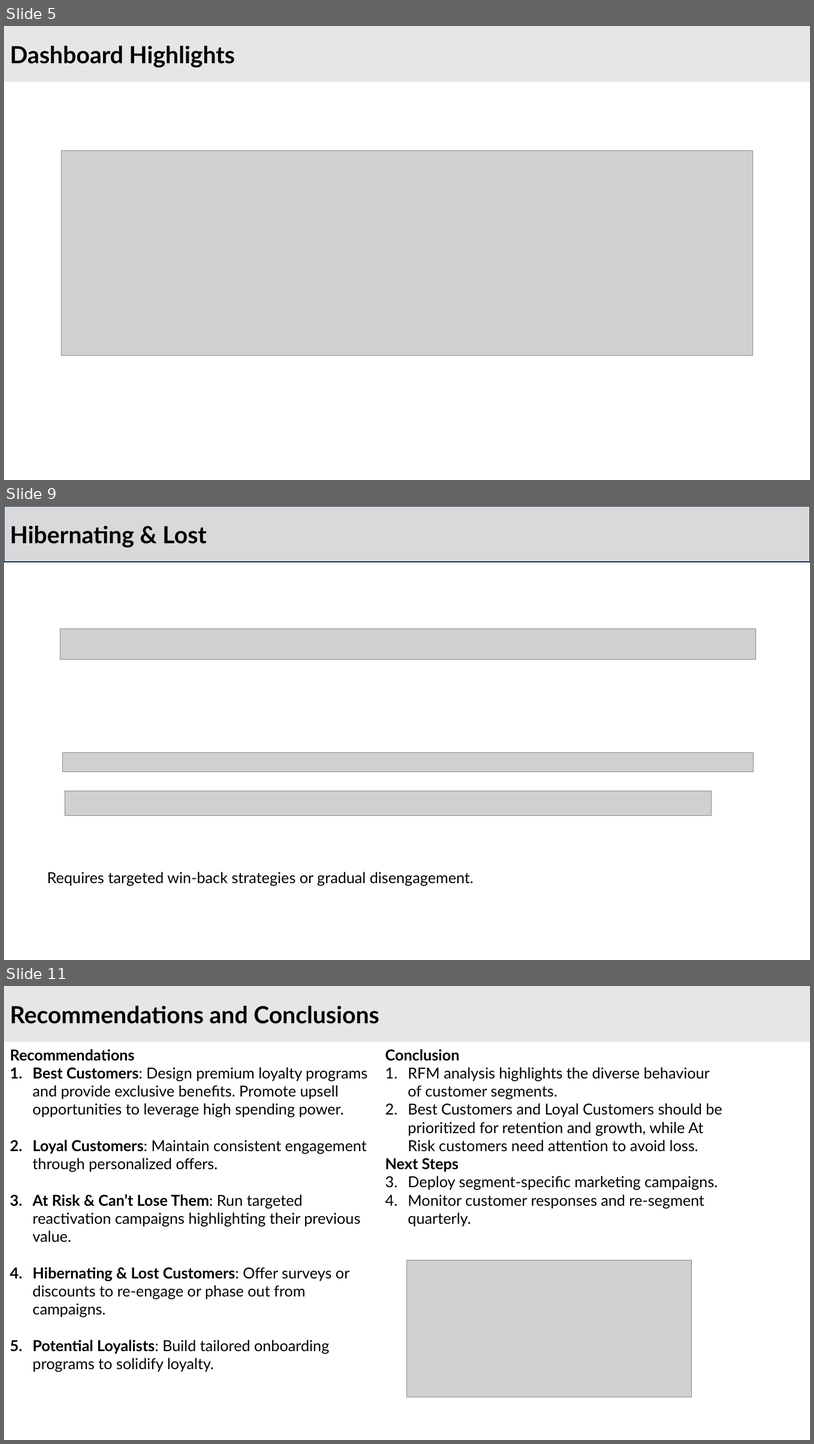
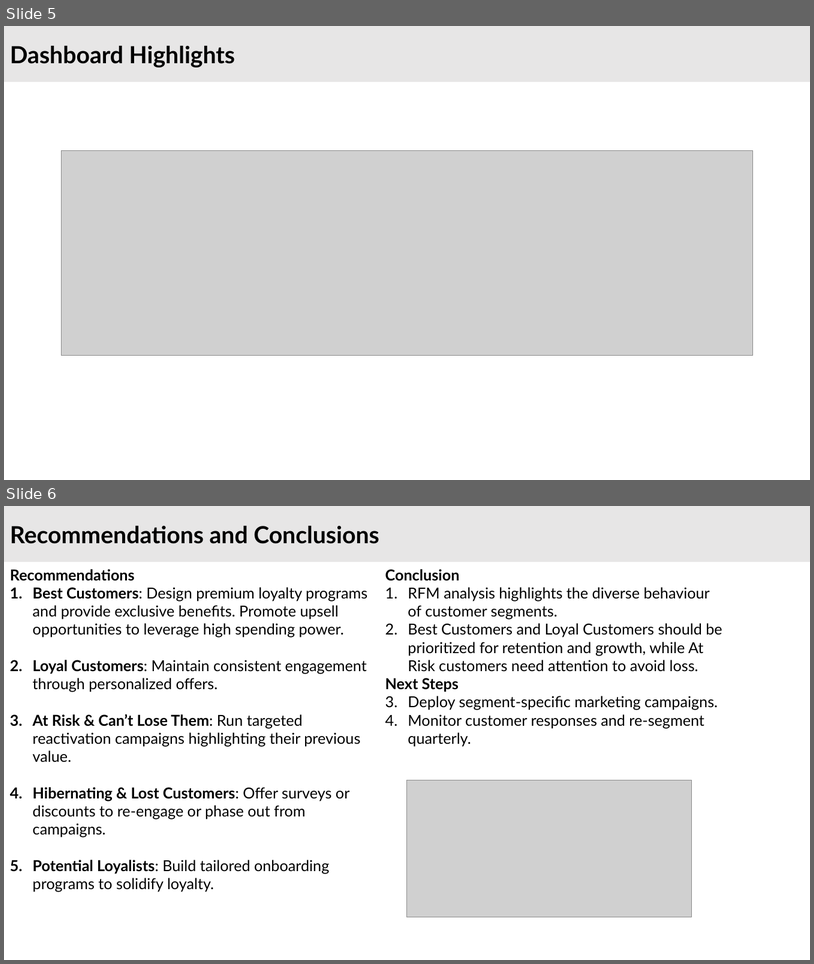
Before and after one commit to iamkarim/Data-Analysis-Projects, a slide deck: RFM Analysis/RFM Analysis.pptx. Shown one above the other, each under a label of ours: slides 5, 9 and 11 before the commit, slides 5 and 6 after it; the slides between them are not shown. The pictures are 814x1444 and 814x964 pixels, drawn with LibreOffice and Linux fonts; fonts in the diff are those of the drawing; grey boxes stand for pictures; background and template pictures are left out. Boxes give left, top, right and bottom in pixels: in the first picture for what was removed or moved away, otherwise in the second. Text is boxed around its words. In the diff, an @@ line names an element or a change of style, - is before the commit and + after.

```diff
--- a/RFM Analysis/RFM Analysis.pptx
+++ b/RFM Analysis/RFM Analysis.pptx
@@ slide 9 removed at [4,506,810,960], background picture (left out) @@
@@ rectangle removed at [4,506,810,562] @@
-Hibernating & Lost
@@ picture removed at [60,629,756,659] @@
@@ picture removed at [62,753,754,772] @@
@@ picture removed at [65,791,712,815] @@
@@ text removed at [47,871,474,885] @@
-Requires targeted win-back strategies or gradual disengagement.
@@ what was slide 11 is now slide 6 @@
```
Also in this commit, not shown: 1 slide changed, 4 other slides removed.
